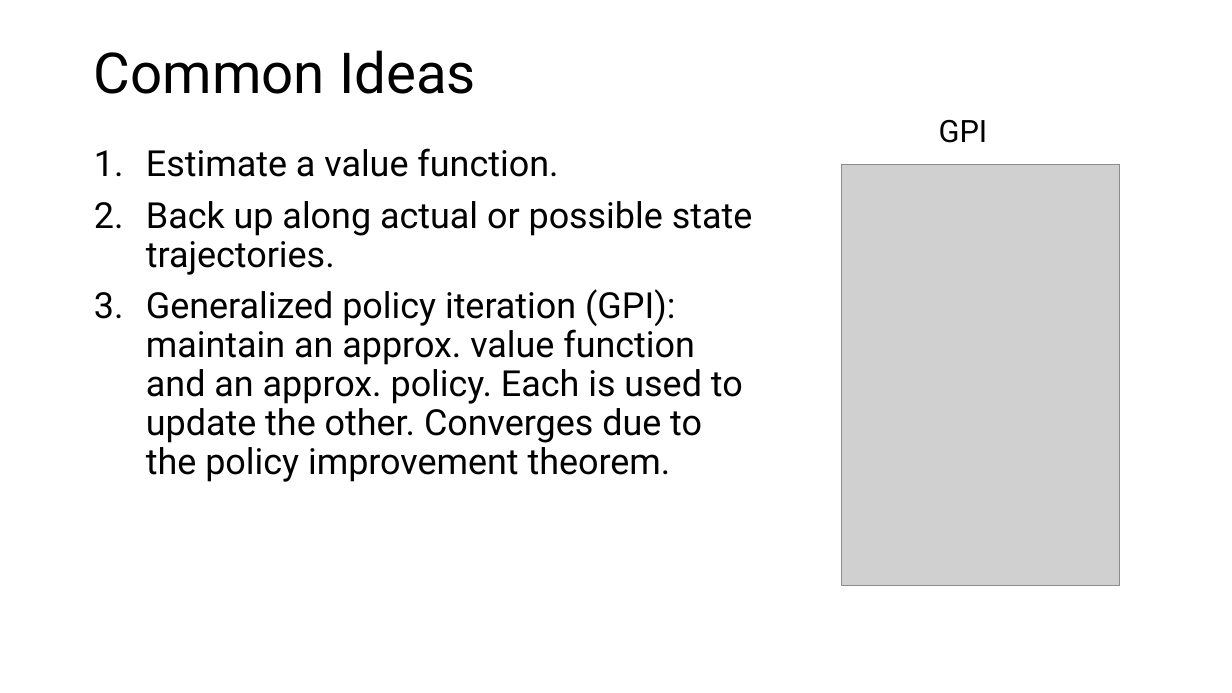
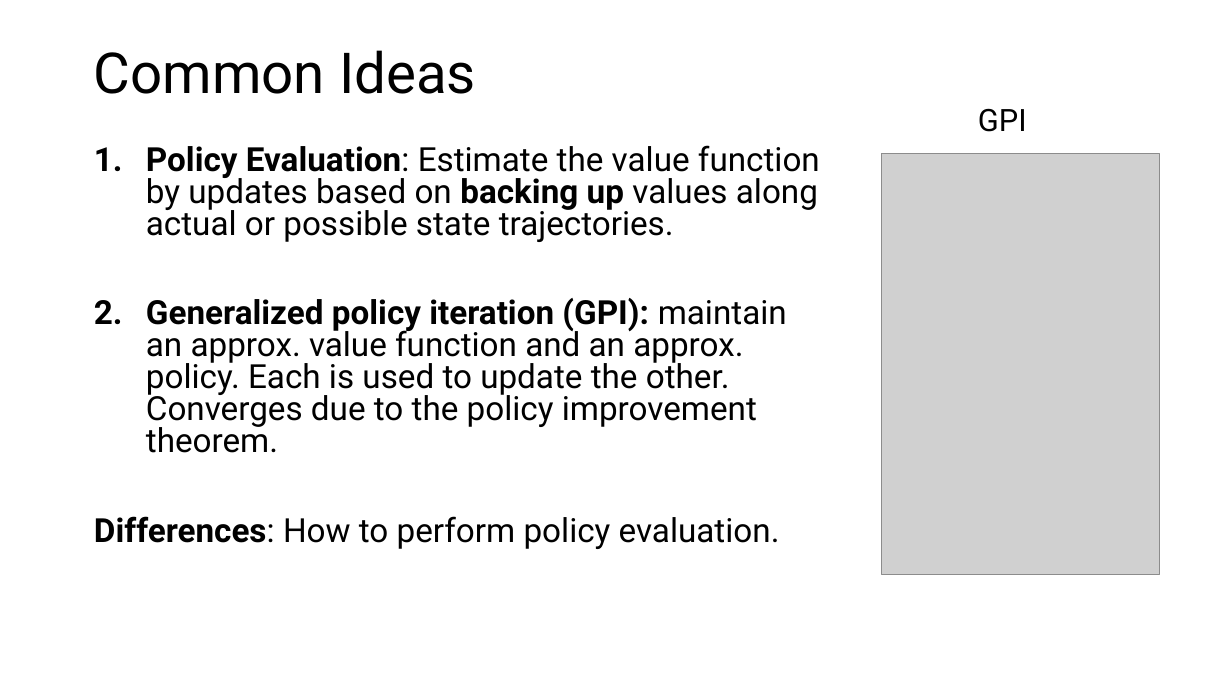
Before and after one commit to mhahsler/Introduction_to_Reinforcement_Learning, a slide deck: slide 19 of slides/Lecture_Chapter08.pptx. Drawn at 1232x693 pixels with LibreOffice and Linux fonts; fonts in the diff are those of the drawing; grey boxes stand for pictures. Boxes give left, top, right and bottom in pixels: in the first picture for what was removed or moved away, otherwise in the second. Text is boxed around its words. In the diff, an @@ line names an element or a change of style, - is before the commit and + after.

```diff
--- a/slides/Lecture_Chapter08.pptx
+++ b/slides/Lecture_Chapter08.pptx
@@ text "GPI": place and size @@
-text "GPI" at bbox=[939, 119, 988, 143]
+text "GPI" at bbox=[978, 108, 1027, 132]
@@ text at bbox=[146, 145, 820, 242]: text changed; size 28 to 25.9 pt @@
-1. Estimate a value function.
-2. Back up along actual or possible state trajectories.
+1. Policy Evaluation: Estimate the value function by updates based on backing up values along actual or possible state trajectories.
@@ picture: place and size @@
-picture at bbox=[842, 165, 1120, 585]
+picture at bbox=[882, 153, 1160, 574]
@@ text at bbox=[146, 298, 787, 453]: size 28 to 25.9 pt in "Generalized policy iteration (GPI): maintain an approx. ..."; bold on in "Generalized policy iteration (GPI):"; line spacing 0.9 to 0.8 @@
@@ text at bbox=[94, 516, 780, 549]: paragraph added @@
+Differences: How to perform policy evaluation.
```
Also in this commit, not shown: 10 other slides changed, 5 other files.
